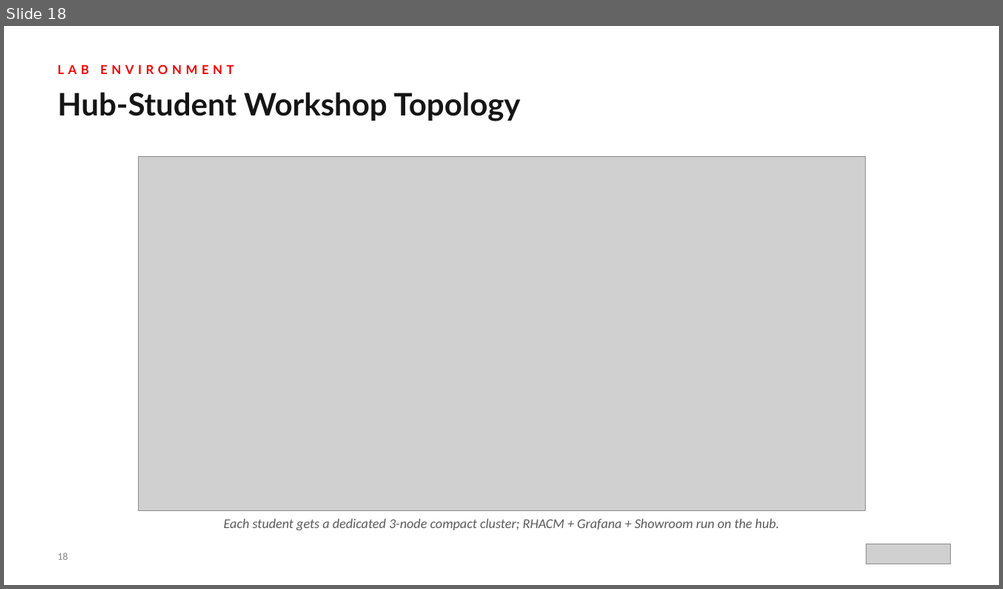
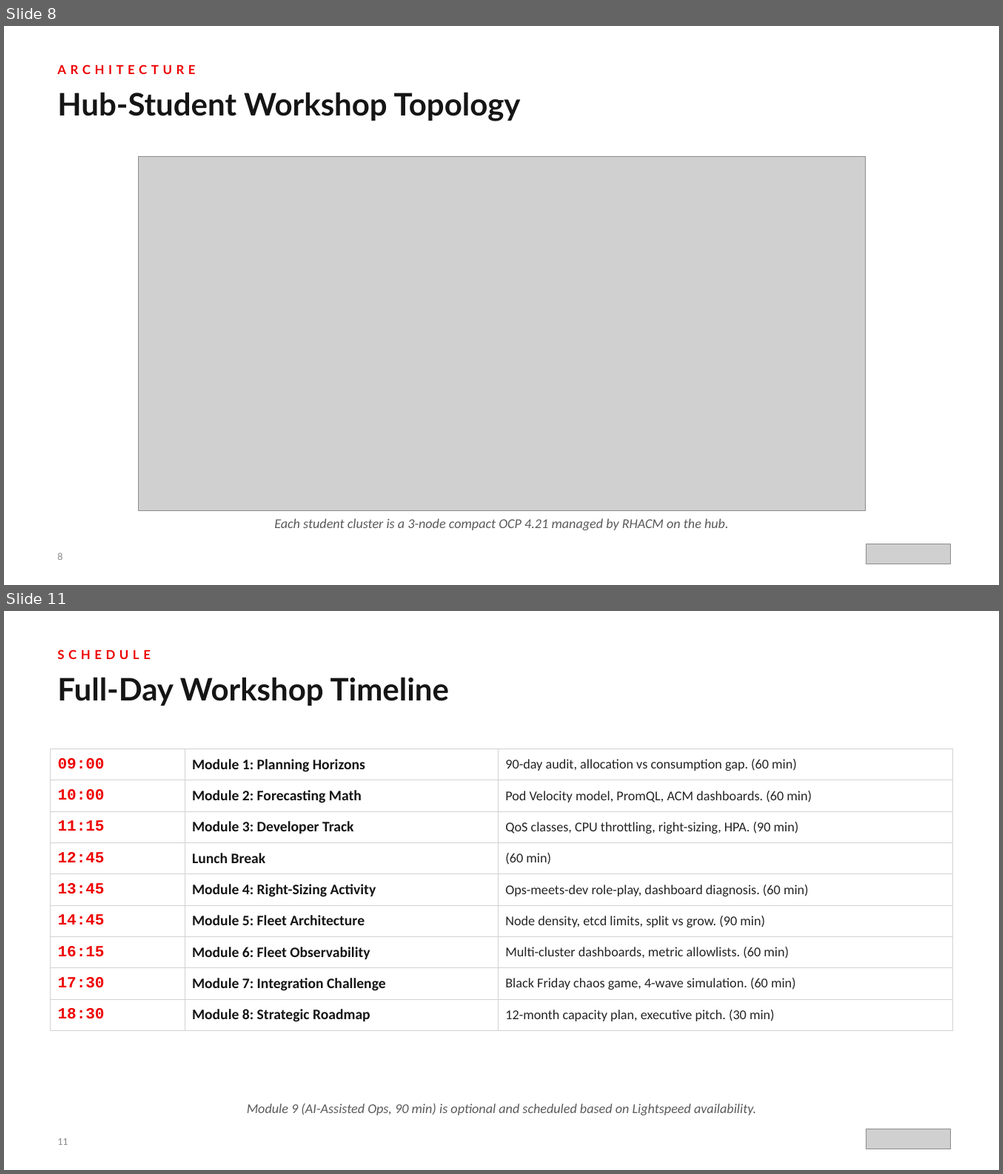
Before and after one commit to tosin2013/capacity-planning-lab-guide, a slide deck: presentation/capacity-planning-workshop-r01.0.pptx. Shown one above the other, each under a label of ours: slide 18 before the commit, slides 8 and 11 after it; the slides between them are not shown. The pictures are 1003x589 and 1003x1174 pixels, drawn with LibreOffice and Linux fonts; fonts in the diff are those of the drawing; grey boxes stand for pictures. Boxes give left, top, right and bottom in pixels: in the first picture for what was removed or moved away, otherwise in the second. Text is boxed around its words. In the diff, an @@ line names an element or a change of style, - is before the commit and + after.

Commit message:
Rebuild workshop presentation deck with new diagrams and align RHACM version
Replace the prior presentation with a 27-slide programmatic deck covering
business problem, architecture, all 9 modules, outcomes, and 90-day action
plan. Add 4 new diagrams (hub-student architecture, observability data flow,
workshop journey, maturity model). Align README RHACM version to 2.16+ to
match the deployment config and lab guide.

```diff
--- a/presentation/capacity-planning-workshop-r01.0.pptx
+++ b/presentation/capacity-planning-workshop-r01.0.pptx
@@ slide 11 added at bbox=[4, 611, 999, 1170], background #FFFFFF @@
@@ text added at bbox=[57, 649, 151, 659], 12 pt, text #EE0000, bold @@
+SCHEDULE
@@ text added at bbox=[57, 677, 449, 706], 30 pt, text #151515, bold @@
+Full-Day Workshop Timeline
@@ table added at bbox=[51, 749, 952, 1111], 9 rows, 3 columns @@
+09:00 | Module 1: Planning Horizons | 90-day audit, allocation vs consumption gap. (60 min)
+10:00 | Module 2: Forecasting Math | Pod Velocity model, PromQL, ACM dashboards. (60 min)
+11:15 | Module 3: Developer Track | QoS classes, CPU throttling, right-sizing, HPA. (90 min)
+12:45 | Lunch Break | (60 min)
+13:45 | Module 4: Right-Sizing Activity | Ops-meets-dev role-play, dashboard diagnosis. (60 min)
+14:45 | Module 5: Fleet Architecture | Node density, etcd limits, split vs grow. (90 min)
+16:15 | Module 6: Fleet Observability | Multi-cluster dashboards, metric allowlists. (60 min)
+17:30 | Module 7: Integration Challenge | Black Friday chaos game, 4-wave simulation. (60 min)
+18:30 | Module 8: Strategic Roadmap | 12-month capacity plan, executive pitch. (30 min)
@@ text added at bbox=[247, 1104, 756, 1116], 13 pt, text #5A5A5A, italic @@
+Module 9 (AI-Assisted Ops, 90 min) is optional and scheduled based on Lightspeed availability.
@@ text added at bbox=[57, 1139, 68, 1145], 10 pt, text #8A8A8A @@
+11
@@ picture added at bbox=[866, 1130, 950, 1150] @@
@@ what was slide 18 is now slide 8 @@
@@ slide 8 changed as well @@
@@ text at bbox=[57, 64, 195, 74]: text changed @@
-LAB ENVIRONMENT
+ARCHITECTURE
@@ text at bbox=[274, 519, 728, 531]: text changed @@
-Each student gets a dedicated 3-node compact cluster; RHACM + Grafana + Showroom run on the hub.
+Each student cluster is a 3-node compact OCP 4.21 managed by RHACM on the hub.
@@ text at bbox=[57, 553, 62, 560]: text changed @@
-18
+8
```
Also in this commit, not shown: 15 other slides changed, 10 other slides added, 7 slides removed, 20 other files.
